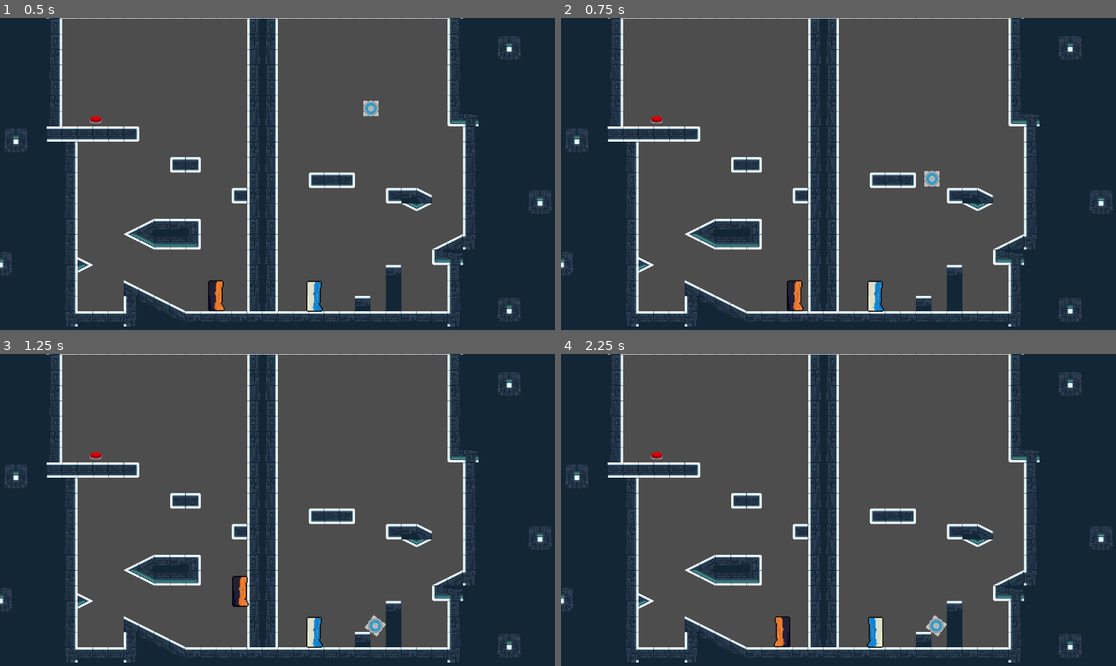
Above: before the commit, frames 1-4 (two rows, left to right).
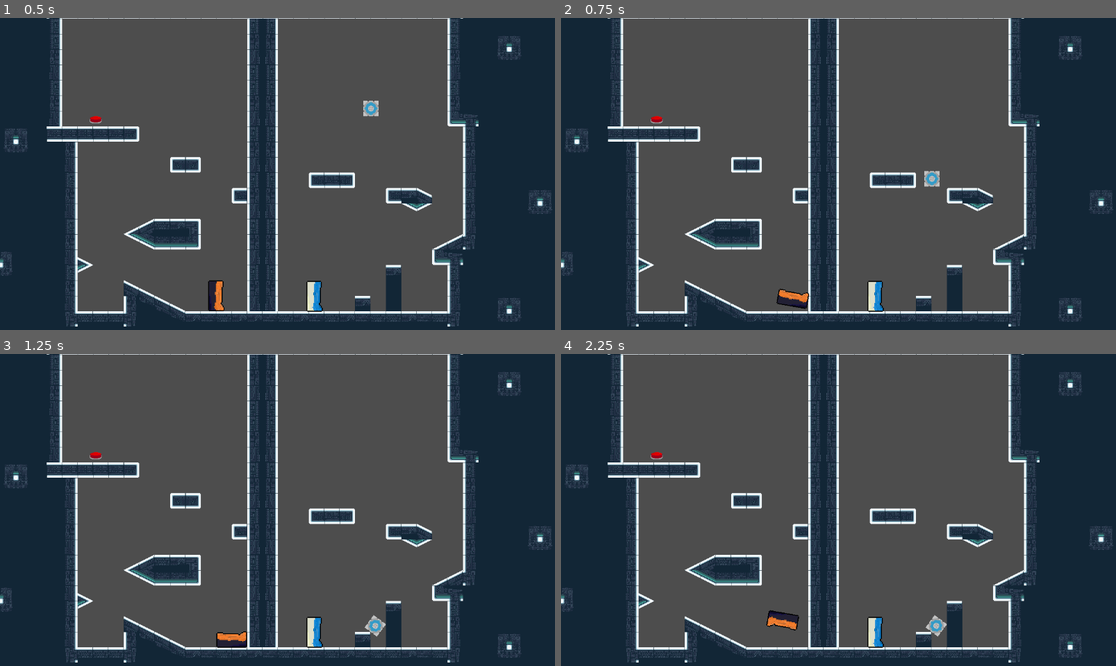
Above: after the commit, the same moments.

Repository: Calverin/Thinking-As-Portals
Game: Godot game, scene res://Scenes/level1.tscn
The game is run twice, just before and just after one commit, with the same random seed, the same clock (stepped at 60 frames per second) and the same inputs.
Inputs (mouse positions are in pixels of both pictures, inside the frame that each line leads up to):
- Up to frame 1 (0.5 s): no input
- Up to frame 2 (0.75 s): move the mouse to (960, 158) at 0.52 s; hold D (right) from 0.53 s (still down); click (960, 158) at 0.6 s
- Up to frame 3 (1.25 s): keep holding D (right); tap Up (up) at 0.77 s
- Up to frame 4 (2.25 s): move the mouse to (727, 525) at 1.27 s; tap Space (switch) at 1.35 s; tap Up (up) at 1.52 s; click (727, 525) at 1.55 s; move the mouse to (894, 441) at 2.02 s; release D (right) at 2.03 s; hold Left (left) from 2.03 s (still down); click (894, 441) at 2.1 s

Frame 1 is identical in both runs. In frame 2, 0.4% of the frame differs, in the area x 38-45%, y 84-94%; in frame 3, 0.5%; in frame 4, 0.7%, in the area x 36-59%, y 82-95%.

Commit message:
Rotating portals

Diff:
--- a/Scenes/blue_portal.tscn
+++ b/Scenes/blue_portal.tscn
@@ -6,6 +6,9 @@
 [sub_resource type="CapsuleShape2D" id="CapsuleShape2D_144ia"]
 radius = 15.0
 height = 62.0
+
+[sub_resource type="RectangleShape2D" id="RectangleShape2D_c2wte"]
+size = Vector2(4, 56)
 
 [node name="Blue Portal" type="CharacterBody2D" groups=["Portal"]]
 script = ExtResource("1_6kpwi")
@@ -18,3 +21,13 @@
 [node name="CollisionShape2D" type="CollisionShape2D" parent="."]
 shape = SubResource("CapsuleShape2D_144ia")
 metadata/_edit_lock_ = true
+
+[node name="Entrance" type="Area2D" parent="."]
+collision_layer = 2
+collision_mask = 2
+metadata/_edit_lock_ = true
+
+[node name="CollisionShape2D" type="CollisionShape2D" parent="Entrance"]
+position = Vector2(14, 0)
+shape = SubResource("RectangleShape2D_c2wte")
+metadata/_edit_lock_ = true
--- /dev/null
+++ b/Scenes/box_check.tscn
@@ -0,0 +1,22 @@
+[gd_scene load_steps=4 format=3 uid="uid://c5yw7hbu7l1f4"]
+
+[ext_resource type="Script" path="res://Scripts/Box.gd" id="1_wtqw1"]
+[ext_resource type="Texture2D" uid="uid://ciots4ux8u8uv" path="res://Sprites/Box.png" id="2_q6t13"]
+
+[sub_resource type="RectangleShape2D" id="RectangleShape2D_nrhdw"]
+size = Vector2(32, 32)
+
+[node name="Box" type="RigidBody2D"]
+collision_layer = 3
+collision_mask = 3
+max_contacts_reported = 200
+contact_monitor = true
+can_sleep = false
+script = ExtResource("1_wtqw1")
+
+[node name="Sprite2D" type="Sprite2D" parent="."]
+texture = ExtResource("2_q6t13")
+
+[node name="CollisionShape2D" type="CollisionShape2D" parent="."]
+shape = SubResource("RectangleShape2D_nrhdw")
+debug_color = Color(0, 0.643137, 0.290196, 0.419608)
--- a/Scenes/orange_portal.tscn
+++ b/Scenes/orange_portal.tscn
@@ -6,6 +6,9 @@
 [sub_resource type="CapsuleShape2D" id="CapsuleShape2D_144ia"]
 radius = 15.0
 height = 62.0
+
+[sub_resource type="RectangleShape2D" id="RectangleShape2D_gyltx"]
+size = Vector2(4, 56)
 
 [node name="Orange Portal" type="CharacterBody2D" groups=["Portal"]]
 script = ExtResource("1_4hj37")
@@ -20,3 +23,12 @@
 position = Vector2(0, 1)
 shape = SubResource("CapsuleShape2D_144ia")
 metadata/_edit_lock_ = true
+
+[node name="Entrance" type="Area2D" parent="."]
+collision_layer = 2
+collision_mask = 2
+metadata/_edit_lock_ = true
+
+[node name="CollisionShape2D" type="CollisionShape2D" parent="Entrance"]
+position = Vector2(14, 0)
+shape = SubResource("RectangleShape2D_gyltx")
--- a/Scripts/Box.gd
+++ b/Scripts/Box.gd
@@ -27,4 +27,5 @@
 		temp_transform.origin = goto_position
 		state.set_transform(temp_transform)
 		goto_position = null
+		state.linear_velocity = -state.linear_velocity
 	set_use_custom_integrator(false)
--- a/Scripts/Portal.gd
+++ b/Scripts/Portal.gd
@@ -8,6 +8,7 @@
 
 @onready var sprite = $Sprite2D
 @onready var other_portal = $"../Blue Portal" if self.get("name") == "Orange Portal" else $"../Orange Portal"
+@onready var entrance = $Entrance
 
 var tp_cooldown = 10
 
@@ -22,6 +23,7 @@
 	if not is_on_floor():
 		velocity.y += gravity * delta
 
+
 	# If this is the active portal, allow movement
 	if active:
 		# Handle Jump.
@@ -32,14 +34,21 @@
 		var direction = Input.get_axis("left", "right")
 		if direction:
 			# Set facing direction
-			if direction < 0:
-				sprite.flip_h = true
-			else:
-				sprite.flip_h = false
+#			if direction < 0:
+#				sprite.flip_h = true
+#			else:
+#				sprite.flip_h = false
 
 			velocity.x = move_toward(velocity.x, direction * SPEED, SPEED / 10)
 		else:
 			velocity.x = move_toward(velocity.x, 0, SPEED / 5)
+
+		# Rotation
+		var rotate_dir = Input.get_axis("rotate_left", "rotate_right")
+		if rotate_dir:
+			rotation_degrees = move_toward(rotation_degrees, snapped((rotation_degrees + 90 * rotate_dir), 90), SPEED * 3 * delta)
+		else:
+			rotation_degrees = move_toward(rotation_degrees, snapped((rotation_degrees), 90), SPEED * delta)
 
 		# Switch active portal
 		if Input.is_action_just_pressed("switch") and not other_portal.active and not Input.is_action_just_released("switch"):
@@ -54,17 +63,28 @@
 
 	move_and_slide()
 
-	for index in get_slide_collision_count():
-		var collision = get_slide_collision(index)
-		if (collision.get_collider().name == "Box") and active and tp_cooldown == 0:
-			var pos = other_portal.position
+	if entrance.has_overlapping_bodies():
+		for body in entrance.get_overlapping_bodies():
+			if body.name == "Box" and active and tp_cooldown == 0:
+				var pos = other_portal.position
+				pos += Vector2(cos(other_portal.rotation), sin(other_portal.rotation)) * 48
+				body.goto_position = pos
+				body.set_use_custom_integrator(true)
+				print("tp!")
+				tp_cooldown = 100
+				other_portal.tp_cooldown = 100
 
-			if (other_portal.sprite.flip_h == true):
-				pos.x -= 43
-			elif (other_portal.sprite.flip_h == false):
-				pos.x += 43
-			collision.get_collider().goto_position = pos
-			collision.get_collider().set_use_custom_integrator(true)
-			print("tp!")
-			tp_cooldown = 100
-			other_portal.tp_cooldown = 100
+#	for index in get_slide_collision_count():
+#		var collision = get_slide_collision(index)
+#		if (collision.get_collider().name == "Box") and active and tp_cooldown == 0:
+#			var pos = other_portal.position
+#
+#			if (other_portal.sprite.flip_h == true):
+#				pos.x -= 43
+#			elif (other_portal.sprite.flip_h == false):
+#				pos.x += 43
+#			collision.get_collider().goto_position = pos
+#			collision.get_collider().set_use_custom_integrator(true)
+#			print("tp!")
+#			tp_cooldown = 100
+#			other_portal.tp_cooldown = 100
--- /dev/null
+++ b/Scripts/box_check.gd
@@ -0,0 +1,11 @@
+extends Area2D
+
+
+# Called when the node enters the scene tree for the first time.
+func _ready():
+	pass # Replace with function body.
+
+
+# Called every frame. 'delta' is the elapsed time since the previous frame.
+func _process(delta):
+	pass
--- a/project.godot
+++ b/project.godot
@@ -23,7 +23,7 @@
 
 restart={
 "deadzone": 0.5,
-"events": [Object(InputEventMouseButton,"resource_local_to_scene":false,"resource_name":"","device":-1,"window_id":0,"alt_pressed":false,"shift_pressed":false,"ctrl_pressed":false,"meta_pressed":false,"button_mask":0,"position":Vector2(0, 0),"global_position":Vector2(0, 0),"factor":1.0,"button_index":2,"canceled":false,"pressed":false,"double_click":false,"script":null)
+"events": [Object(InputEventKey,"resource_local_to_scene":false,"resource_name":"","device":-1,"window_id":0,"alt_pressed":false,"shift_pressed":false,"ctrl_pressed":false,"meta_pressed":false,"pressed":false,"keycode":82,"physical_keycode":0,"key_label":0,"unicode":114,"echo":false,"script":null)
 ]
 }
 left={
@@ -53,7 +53,18 @@
 switch={
 "deadzone": 0.5,
 "events": [Object(InputEventKey,"resource_local_to_scene":false,"resource_name":"","device":-1,"window_id":0,"alt_pressed":false,"shift_pressed":false,"ctrl_pressed":false,"meta_pressed":false,"pressed":false,"keycode":0,"physical_keycode":32,"key_label":0,"unicode":32,"echo":false,"script":null)
-, Object(InputEventMouseButton,"resource_local_to_scene":false,"resource_name":"","device":-1,"window_id":0,"alt_pressed":false,"shift_pressed":false,"ctrl_pressed":false,"meta_pressed":false,"button_mask":0,"position":Vector2(0, 0),"global_position":Vector2(0, 0),"factor":1.0,"button_index":1,"canceled":false,"pressed":false,"double_click":false,"script":null)
+]
+}
+rotate_left={
+"deadzone": 0.5,
+"events": [Object(InputEventMouseButton,"resource_local_to_scene":false,"resource_name":"","device":-1,"window_id":0,"alt_pressed":false,"shift_pressed":false,"ctrl_pressed":false,"meta_pressed":false,"button_mask":0,"position":Vector2(0, 0),"global_position":Vector2(0, 0),"factor":1.0,"button_index":1,"canceled":false,"pressed":false,"double_click":false,"script":null)
+, Object(InputEventKey,"resource_local_to_scene":false,"resource_name":"","device":-1,"window_id":0,"alt_pressed":false,"shift_pressed":false,"ctrl_pressed":false,"meta_pressed":false,"pressed":false,"keycode":0,"physical_keycode":81,"key_label":0,"unicode":113,"echo":false,"script":null)
+]
+}
+rotate_right={
+"deadzone": 0.5,
+"events": [Object(InputEventMouseButton,"resource_local_to_scene":false,"resource_name":"","device":-1,"window_id":0,"alt_pressed":false,"shift_pressed":false,"ctrl_pressed":false,"meta_pressed":false,"button_mask":0,"position":Vector2(0, 0),"global_position":Vector2(0, 0),"factor":1.0,"button_index":2,"canceled":false,"pressed":false,"double_click":false,"script":null)
+, Object(InputEventKey,"resource_local_to_scene":false,"resource_name":"","device":-1,"window_id":0,"alt_pressed":false,"shift_pressed":false,"ctrl_pressed":false,"meta_pressed":false,"pressed":false,"keycode":0,"physical_keycode":69,"key_label":0,"unicode":101,"echo":false,"script":null)
 ]
 }
 
Not shown: 1 places in Scenes/blue_portal.tscn that only renumber resources
Not shown: 1 places in Scenes/orange_portal.tscn that only renumber resources
